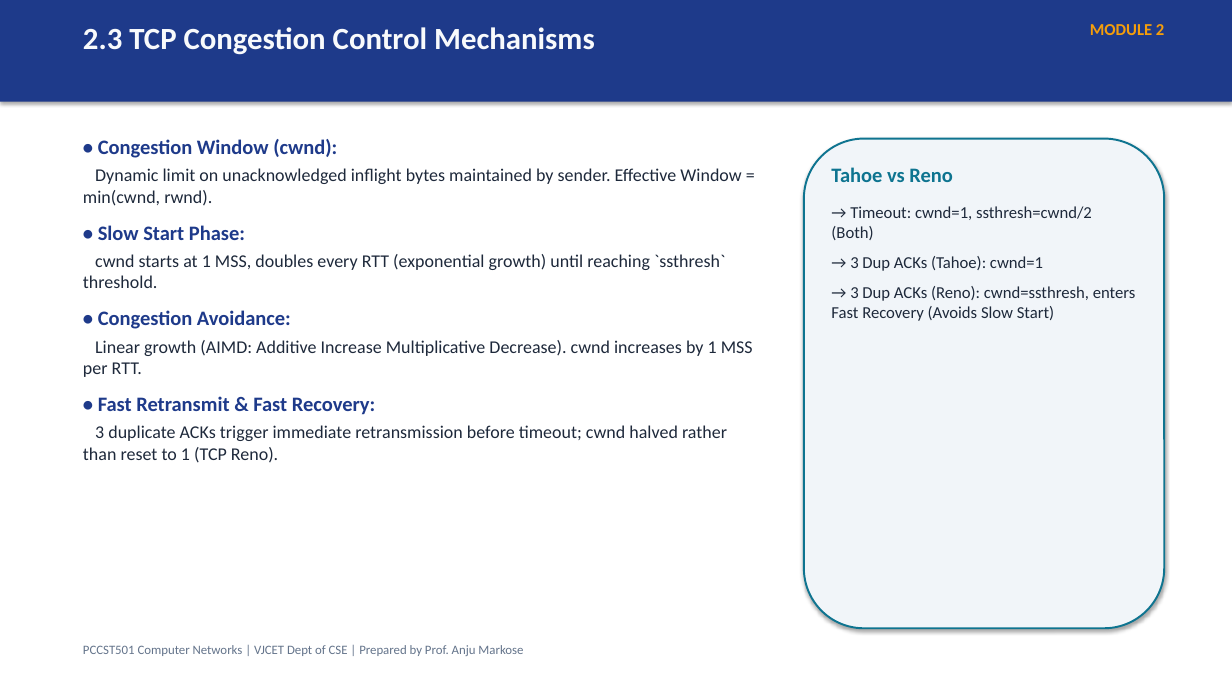
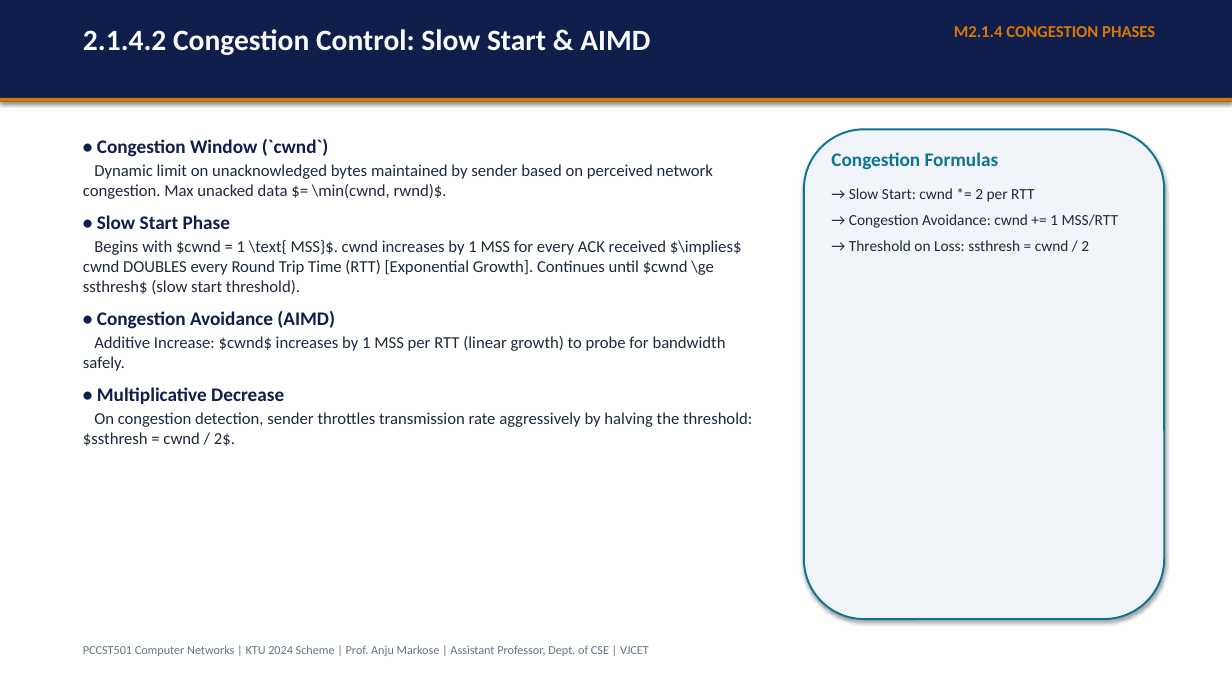
Before and after one commit to CSDVJCET/PCCST501-CN-2024, a slide deck: slide 48 of assets/ppts/PCCST501_Complete_Course_Deck.pptx (slide 14 before the commit). Drawn at 1232x693 pixels with LibreOffice and Linux fonts; fonts in the diff are those of the drawing. Boxes give left, top, right and bottom in pixels: in the first picture for what was removed or moved away, otherwise in the second. Text is boxed around its words. In the diff, an @@ line names an element or a change of style, - is before the commit and + after.

```diff
--- a/assets/ppts/PCCST501_Complete_Course_Deck.pptx
+++ b/assets/ppts/PCCST501_Complete_Course_Deck.pptx
@@ rectangle at <box>0,0,1232,102</box>: fill #1E3A8A to #0F1E4A @@
@@ text at <box>83,29,650,55</box>: text changed; size 24 to 23 pt @@
-2.3 TCP Congestion Control Mechanisms
+2.1.4.2 Congestion Control: Slow Start & AIMD
@@ text added at <box>954,26,1155,37</box>, 13 pt, text #D97706, bold @@
+M2.1.4 CONGESTION PHASES
@@ text removed at <box>1090,24,1164,35</box> @@
-MODULE 2
@@ rectangle added at <box>0,98,1232,102</box>, fill #D97706 @@
@@ text at <box>83,139,752,446</box>: text changed; size 14 to 13 pt @@
-• Congestion Window (cwnd):
-Dynamic limit on unacknowledged inflight bytes maintained by sender. Effective Window = min(cwnd, rwnd).
-• Slow Start Phase:
-cwnd starts at 1 MSS, doubles every RTT (exponential growth) until reaching `ssthresh` threshold.
-• Congestion Avoidance:
-Linear growth (AIMD: Additive Increase Multiplicative Decrease). cwnd increases by 1 MSS per RTT.
-• Fast Retransmit & Fast Recovery:
-3 duplicate ACKs trigger immediate retransmission before timeout; cwnd halved rather than reset to 1 (TCP Reno).
+• Congestion Window (`cwnd`)
+Dynamic limit on unacknowledged bytes maintained by sender based on perceived network congestion. Max unacked data $= \min(cwnd, rwnd)$.
+• Slow Start Phase
+Begins with $cwnd = 1 \text{ MSS}$. cwnd increases by 1 MSS for every ACK received $\implies$ cwnd DOUBLES every Round Trip Time (RTT) [Exponential Growth]. Continues until $cwnd \ge ssthresh$ (slow start threshold).
+• Congestion Avoidance (AIMD)
+Additive Increase: $cwnd$ increases by 1 MSS per RTT (linear growth) to probe for bandwidth safely.
+• Multiplicative Decrease
+On congestion detection, sender throttles transmission rate aggressively by halving the threshold: $ssthresh = cwnd / 2$.
@@ rounded rectangle: place and size @@
-rounded rectangle at <box>804,139,1165,628</box>
+rounded rectangle at <box>804,129,1165,619</box>
@@ text at <box>831,152,1119,251</box>: text changed; size 13 to 12 pt @@
-Tahoe vs Reno
-→ Timeout: cwnd=1, ssthresh=cwnd/2 (Both)
-→ 3 Dup ACKs (Tahoe): cwnd=1
-→ 3 Dup ACKs (Reno): cwnd=ssthresh, enters Fast Recovery (Avoids Slow Start)
+Congestion Formulas
+→ Slow Start: cwnd *= 2 per RTT
+→ Congestion Avoidance: cwnd += 1 MSS/RTT
+→ Threshold on Loss: ssthresh = cwnd / 2
@@ text at <box>83,645,649,656</box>: text changed; size 10 to 9.5 pt @@
-PCCST501 Computer Networks | VJCET Dept of CSE | Prepared by Prof. Anju Markose
+PCCST501 Computer Networks | KTU 2024 Scheme | Prof. Anju Markose | Assistant Professor, Dept. of CSE | VJCET
```
Also in this commit, not shown: 3 other slides changed, 123 slides added, 27 slides removed, 54 other files.
